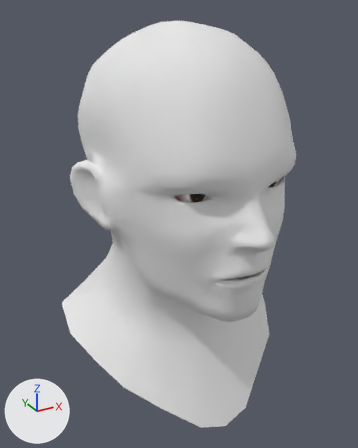
Renders of the COLLADA model modules/world/avatarbase/art/assets/models/collada/Heads/MaleHead/asiaHead.dae from each side of a commit.
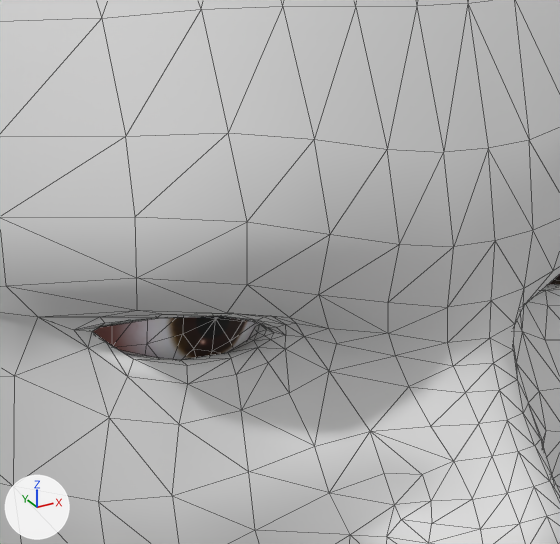
Old and new are each drawn whole from a camera (50 mm lens) standing at (-0.00221, -0.0041, 0.01926) and looking at (-0.00006, -0.00018, 0.0173) and again close up on the part from 43% to 76% of the width and 29% to 54% of the height. The lights are fixed; the arrows at lower left show +X, +Y and +Z. The close-ups show mesh edges as thin lines. Where no turn or scale is listed for an object, it has been applied to the vertices.

Names of what the first close-up shows: 'head2', 'rightEyeGeo'.
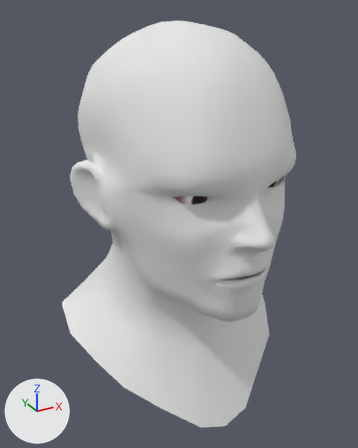
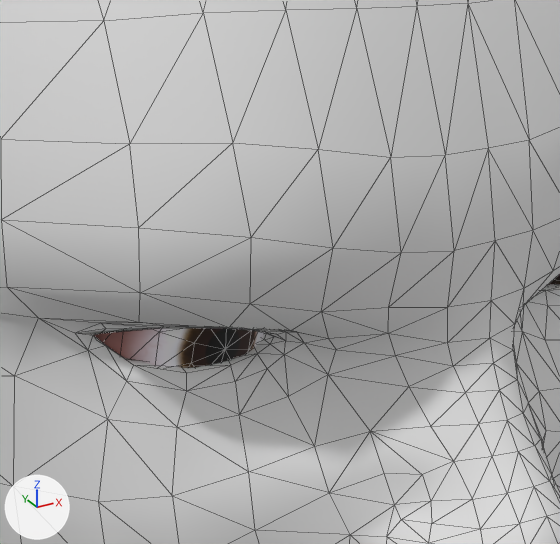
Pixel boxes [x1, y1, x2, y2] of what changed, in the close-ups (560 x 544 px; the box of a moved part takes in the faces that stretch with it):
```json
{"object": "rightEyeGeo", "change": "reshaped", "before": [92, 316, 257, 360], "after": [94, 328, 265, 368]}
{"part": 2, "of": "me_head2shape", "change": "moved or reshaped", "before": [0, 0, 454, 490], "after": [0, 0, 454, 490]}
```

Scene script edits in JSON lines:
```json
{"block": "me_righteyegeoshape", "where": "me_righteyegeoshape.from_pydata(...)  # 61 vertices, 110 faces; spans x -0.000533..-0.000174, y -0.001038..-0.000788, z 0.017749..0.018127"}
{"block": "me_righteyegeoshape", "where": "# used by ob_righteyegeo; location = (0.0, 0.0, 0.0)"}
{"block": "me_righteyegeoshape", "change": "me_righteyegeoshape part 1: the whole mesh is multiplied about its middle by the matrix ((0.999, -0.049, 0.022), (0.052, 0.984, -0.169), (-0.013, 0.17, 0.985)), then moved by (-0.000012, -0.000042, -0.000016)"}
{"block": "me_head2shape", "where": "me_head2shape.from_pydata(...)  # 1003 vertices, 1964 faces; spans x -0.00117..0.00117, y -0.0015..0.00105, z 0.01541..0.01915"}
{"block": "me_head2shape", "where": "# used by ob_head2; location = (0.0, 0.0, 0.0)"}
{"block": "me_head2shape", "change": "me_head2shape part 2: 75 of the vertices in x -0.00066..-0.00016, y -0.00127..-0.00088, z 0.01779..0.01845 are multiplied about their middle by the matrix ((1.003, 0.006, -0.005), (0.02, 1.032, -0.029), (0.022, 0.073, 1.015)), then moved by (0.0, -0.00001, -0.00001)"}
```
